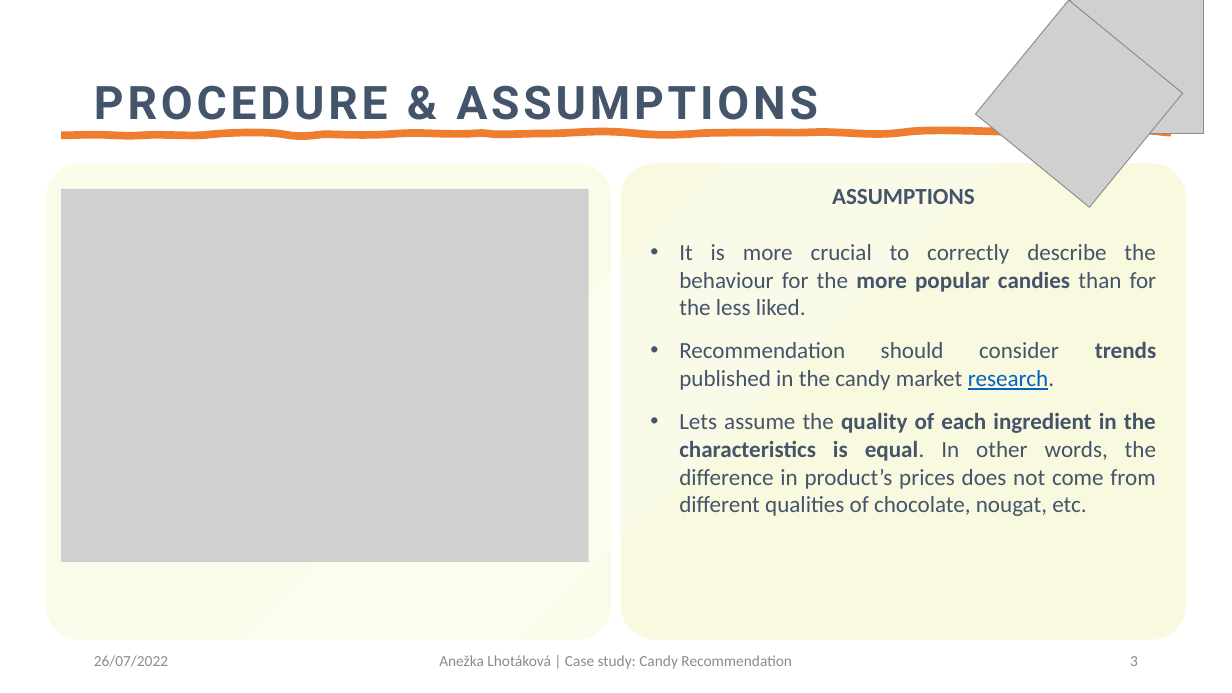
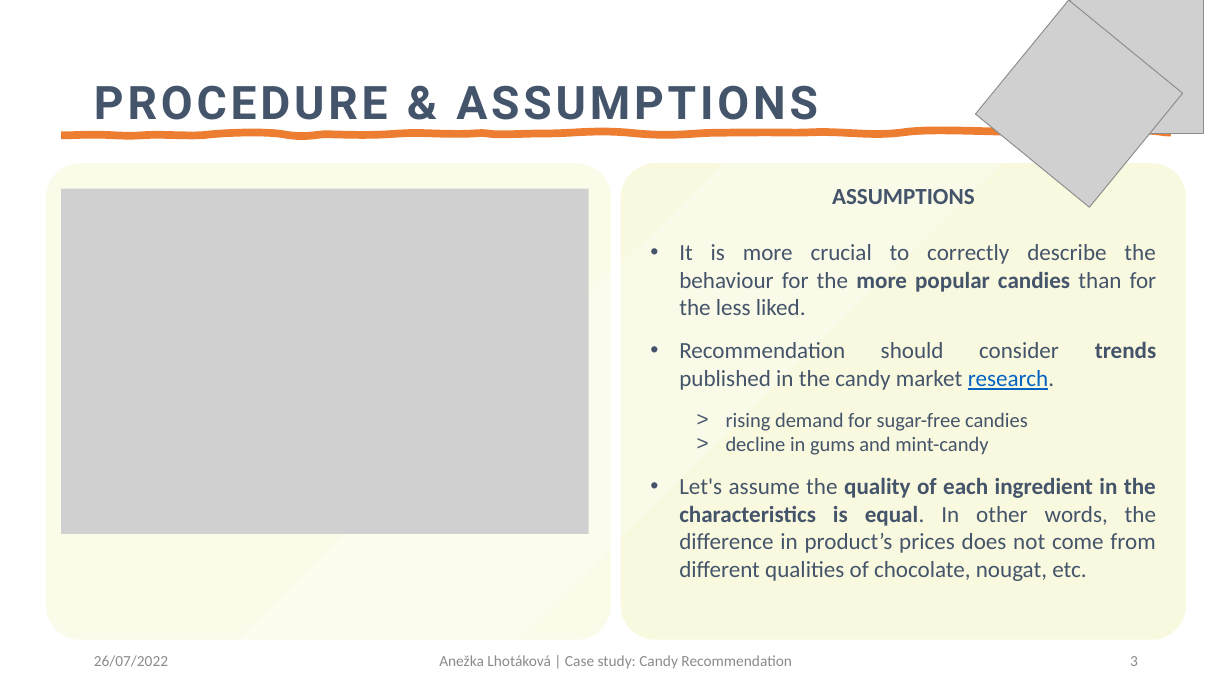
Before and after one commit to lhotaane/Case_study_Lidl, a slide deck: slide 3 of candy_ppt.pptx. Drawn at 1232x693 pixels with LibreOffice and Linux fonts; fonts in the diff are those of the drawing; grey boxes stand for pictures. Boxes give left, top, right and bottom in pixels: in the first picture for what was removed or moved away, otherwise in the second. Text is boxed around its words. In the diff, an @@ line names an element or a change of style, - is before the commit and + after.

```diff
--- a/candy_ppt.pptx
+++ b/candy_ppt.pptx
@@ picture: place and size @@
-picture at (61, 189, 589, 562)
+picture at (61, 189, 589, 534)
@@ text at (679, 412, 1156, 581): text changed @@
-• Lets assume the quality of each ingredient in the characteristics is equal. In other words, the difference in product’s prices does not come from different qualities of chocolate, nougat, etc.
+  > rising demand for sugar-free candies
+  > decline in gums and mint-candy
+• Let's assume the quality of each ingredient in the characteristics is equal. In other words, the difference in product’s prices does not come from different qualities of chocolate, nougat, etc.
```
Also in this commit, not shown: 4 other slides changed, 4 slides added, 1 slide removed, 2 other files.
